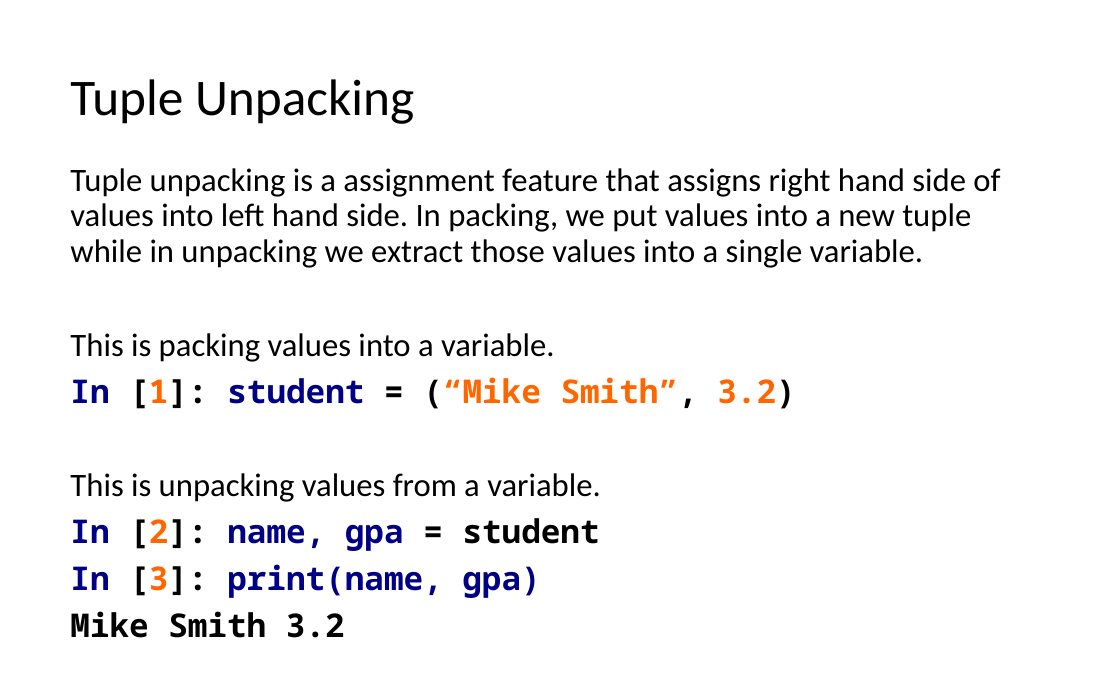
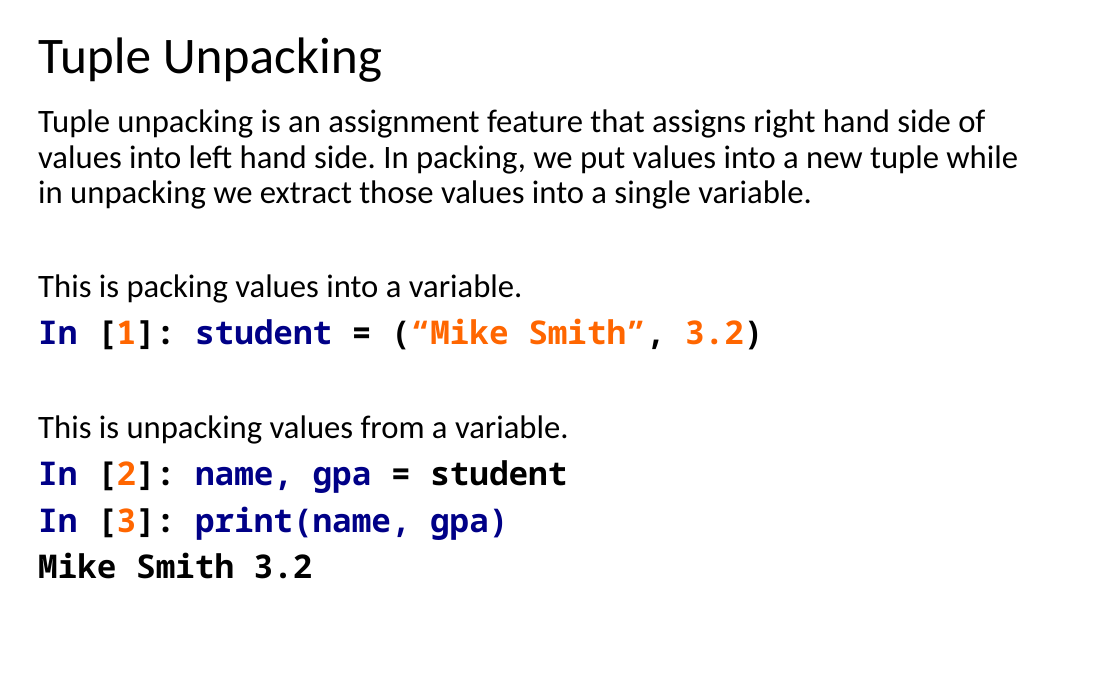
Before and after one commit to LongBaoNguyen/longbaonguyen.github.io, a slide deck: slide 6 of courses/apcsp/lect9.pptx. Drawn at 1120x700 pixels with LibreOffice and Linux fonts; fonts in the diff are those of the drawing. Boxes give left, top, right and bottom in pixels: in the first picture for what was removed or moved away, otherwise in the second. Text is boxed around its words. In the diff, an @@ line names an element or a change of style, - is before the commit and + after.

```diff
--- a/courses/apcsp/lect9.pptx
+++ b/courses/apcsp/lect9.pptx
@@ title "Tuple Unpacking": place and size @@
-title "Tuple Unpacking" at bbox=[70, 79, 414, 124]
+title "Tuple Unpacking" at bbox=[38, 37, 382, 82]
@@ text "Tuple unpacking is an assignment ...": place and size @@
-text "Tuple unpacking is an assignment ..." at bbox=[70, 168, 1000, 638]
+text "Tuple unpacking is an assignment ..." at bbox=[38, 109, 1018, 579]
@@ text at bbox=[38, 109, 1018, 209]: text changed @@
-Tuple unpacking is a assignment feature that assigns right hand side of values into left hand side. In packing, we put values into a new tuple while in unpacking we extract those values into a single variable.
+Tuple unpacking is an assignment feature that assigns right hand side of values into left hand side. In packing, we put values into a new tuple while in unpacking we extract those values into a single variable.
```
Also in this commit, not shown: 22 other slides changed, 2 slides removed, 5 other files.
